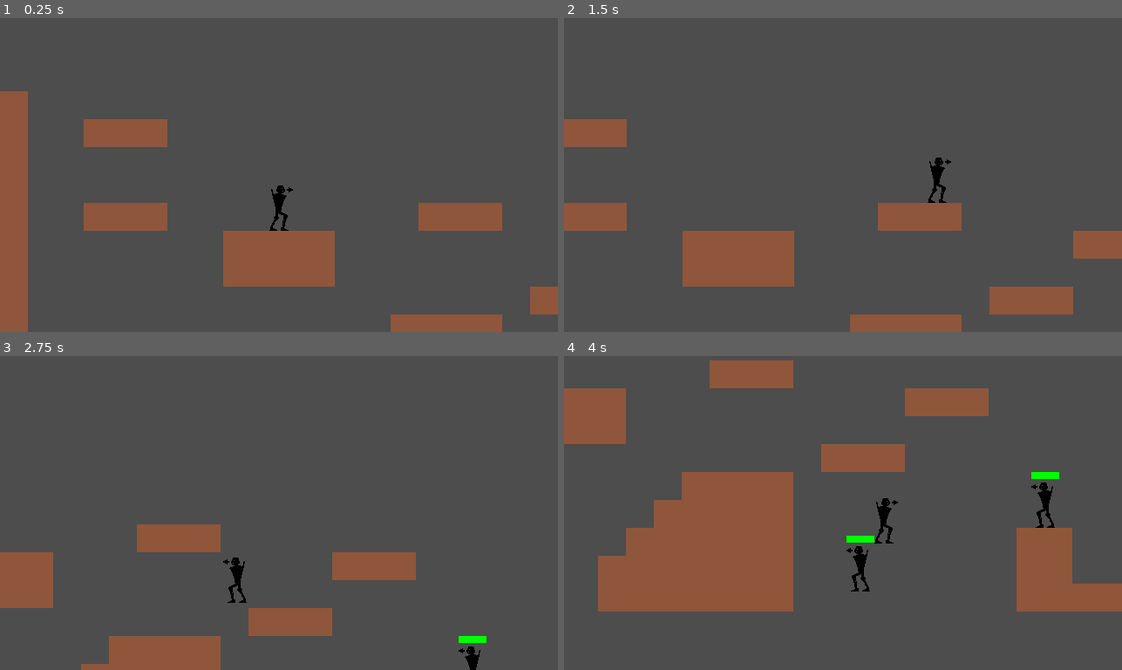
Above: before the commit, frames 1-4 (two rows, left to right).
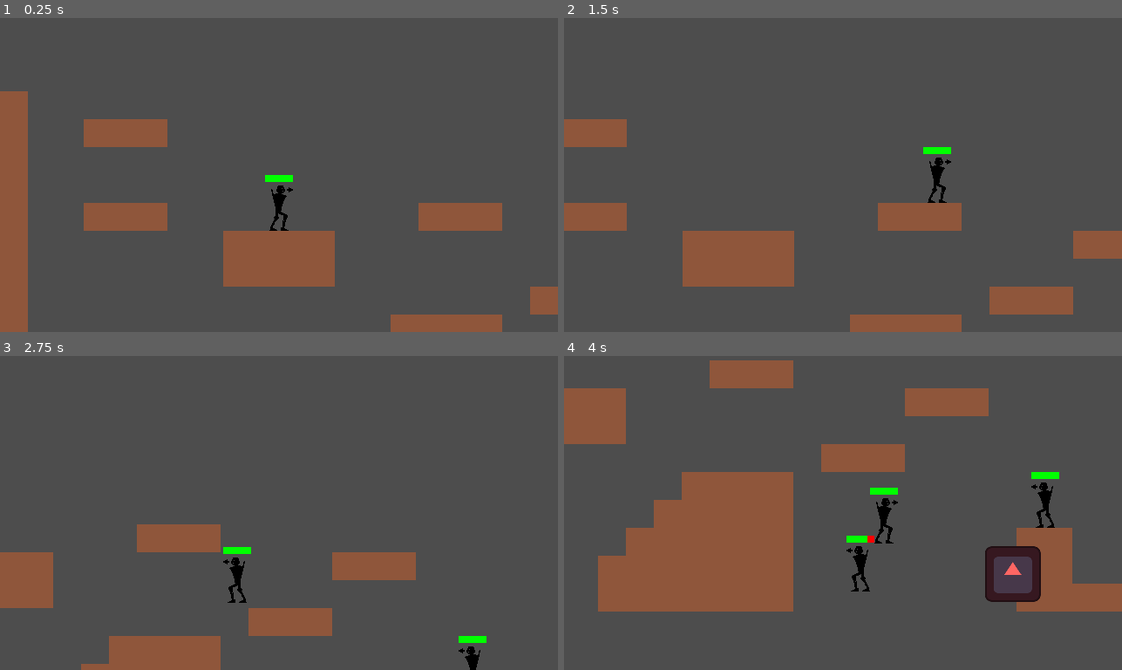
Above: after the commit, the same moments.

Repository: ThreeCoffees/2dplatformershooter
Game: Godot game, scene res://scenes/levels/game.tscn
The game is run twice, just before and just after one commit, with the same random seed, the same clock (stepped at 60 frames per second) and the same inputs. The engine's default icon, where the game draws it, is replaced by a stand-in: a white triangle on a blue panel in a dark square.
Inputs:
- Up to frame 1 (0.25 s): no input
- Up to frame 2 (1.5 s): tap Enter at 0.5 s; hold D (move_right) from 0.53 s (still down); tap W (jump) at 0.77 s
- Up to frame 3 (2.75 s): tap W (jump) at 1.52 s; release D (move_right) at 2.03 s; hold A (move_left) from 2.03 s (still down)
- Up to frame 4 (4 s): release A (move_left) at 2.78 s; hold D (move_right) from 2.78 s (still down); tap W (jump) at 3.02, 3.77 s

The runs differ from the first frame. In frame 1, 0.1% of the frame differs, in the area x 47-53%, y 50-53%; in frame 2, 0.1%; in frame 3, 0.1%; in frame 4, 1.5%, in the area x 54-86%, y 41-79%.

Commit message:
added hurtbox and hitbox components

Diff:
--- a/project.godot
+++ b/project.godot
@@ -46,6 +46,7 @@
 
 2d_physics/layer_2="Player"
 2d_physics/layer_3="Ground"
+2d_physics/layer_4="Enemy"
 
 [rendering]
 
--- a/scenes/components/UI/health_bar.gd
+++ b/scenes/components/UI/health_bar.gd
@@ -16,3 +16,10 @@
 
 func _on_health_component_health_changed(old_value: float, new_value: float) -> void:
 	value = new_value
+
+
+func _get_configuration_warnings() -> PackedStringArray:
+	var warnings = []
+	if health_component == null:
+		warnings.append("HealthBar needs to have a HealthComponent assigned to it.")
+	return warnings
--- /dev/null
+++ b/scenes/components/damage_handling/hit_box.gd
@@ -0,0 +1,5 @@
+class_name HitBox
+extends Area2D
+## Component that marks a certain area capable of changing health value
+
+@export var health_change: float
--- /dev/null
+++ b/scenes/components/damage_handling/hit_box.tscn
@@ -0,0 +1,6 @@
+[gd_scene load_steps=2 format=3 uid="uid://dlqj0jglg6wl1"]
+
+[ext_resource type="Script" uid="uid://cqhjxpq7xt1cg" path="res://scenes/components/damage_handling/hit_box.gd" id="1_3be02"]
+
+[node name="HitBox" type="Area2D"]
+script = ExtResource("1_3be02")
--- /dev/null
+++ b/scenes/components/damage_handling/hurt_box.gd
@@ -0,0 +1,20 @@
+@tool
+class_name HurtBox
+extends Area2D
+## Component that marks a certain area as capable of being damaged
+
+@export var health_component: HealthComponent
+
+func _on_area_entered(area: Area2D) -> void:
+	if Engine.is_editor_hint():
+		return
+
+	var hitbox = area as HitBox
+	if hitbox != null:
+		health_component.change_health_by(hitbox.health_change)
+
+func _get_configuration_warnings() -> PackedStringArray:
+	var warnings = []
+	if health_component == null:
+		warnings.append("HurtBox needs to have a HealthComponent assigned to it.")
+	return warnings
--- /dev/null
+++ b/scenes/components/damage_handling/hurt_box.tscn
@@ -0,0 +1,10 @@
+[gd_scene load_steps=2 format=3 uid="uid://c8pyultv2bmi0"]
+
+[ext_resource type="Script" uid="uid://8to162m3a2be" path="res://scenes/components/damage_handling/hurt_box.gd" id="1_20fl3"]
+
+[node name="HurtBox" type="Area2D"]
+collision_layer = 2
+collision_mask = 8
+script = ExtResource("1_20fl3")
+
+[connection signal="area_entered" from="." to="." method="_on_area_entered"]
--- a/scenes/entities/enemy.gd
+++ b/scenes/entities/enemy.gd
@@ -31,3 +31,7 @@
 	if movement_component == null:
 		warnings.append("Enemy needs a movement component")
 	return warnings
+
+
+func _on_health_component_health_depleted() -> void:
+	print("Enemy died")
--- a/scenes/entities/patrolling_enemy.tscn
+++ b/scenes/entities/patrolling_enemy.tscn
@@ -8,6 +8,7 @@
 [ext_resource type="PackedScene" uid="uid://bpg2scmhf5y10" path="res://scenes/components/controlers/patrolling_ai_component.tscn" id="6_hfdr2"]
 [ext_resource type="PackedScene" uid="uid://dwgf5uyl662tw" path="res://scenes/components/UI/health_bar.tscn" id="7_hfdr2"]
 [ext_resource type="PackedScene" uid="uid://dtkqkm7e0206w" path="res://scenes/components/health_component.tscn" id="7_ivh63"]
+[ext_resource type="PackedScene" uid="uid://c8pyultv2bmi0" path="res://scenes/components/damage_handling/hurt_box.tscn" id="9_ibo2p"]
 
 [sub_resource type="AtlasTexture" id="AtlasTexture_fjrip"]
 atlas = ExtResource("2_hfdr2")
@@ -56,6 +57,9 @@
 radius = 9.0
 height = 52.0
 
+[sub_resource type="RectangleShape2D" id="RectangleShape2D_oe8id"]
+size = Vector2(20, 52)
+
 [node name="PatrollingEnemy" node_paths=PackedStringArray("gravity_component", "movement_ai_component", "animation_component", "movement_component") instance=ExtResource("1_710my")]
 gravity_component = NodePath("GravityComponent")
 movement_ai_component = NodePath("PatrollingAIComponent")
@@ -93,9 +97,20 @@
 collision_mask = 4
 
 [node name="HealthComponent" parent="." index="8" instance=ExtResource("7_ivh63")]
+max_health = 20.0
 
 [node name="HealthBar" parent="." index="9" node_paths=PackedStringArray("health_component") instance=ExtResource("7_hfdr2")]
+max_value = 20.0
+value = 20.0
 health_component = NodePath("../HealthComponent")
 
+[node name="HurtBox" parent="." index="10" node_paths=PackedStringArray("health_component") instance=ExtResource("9_ibo2p")]
+health_component = NodePath("../HealthComponent")
+
+[node name="CollisionShape2D" type="CollisionShape2D" parent="HurtBox" index="0"]
+position = Vector2(0, -26)
+shape = SubResource("RectangleShape2D_oe8id")
+
 [connection signal="health_changed" from="HealthComponent" to="HealthBar" method="_on_health_component_health_changed"]
+[connection signal="health_depleted" from="HealthComponent" to="." method="_on_health_component_health_depleted"]
 [connection signal="max_health_changed" from="HealthComponent" to="HealthBar" method="_on_health_component_max_health_changed"]
--- a/scenes/entities/player.gd
+++ b/scenes/entities/player.gd
@@ -22,3 +22,7 @@
 	animation_component.handle_jump_animation(jump_component.is_jumping, !jump_component.is_going_up)
 
 	move_and_slide()
+
+
+func _on_health_component_health_depleted() -> void:
+	print("Player died")
--- a/scenes/entities/player.tscn
+++ b/scenes/entities/player.tscn
@@ -9,6 +9,8 @@
 [ext_resource type="PackedScene" uid="uid://cyptpny7snkgl" path="res://scenes/components/movement/wall_jump_component.tscn" id="8_dnykm"]
 [ext_resource type="PackedScene" uid="uid://qhs724y35i78" path="res://scenes/components/movement/advanced_jump_component.tscn" id="8_smehm"]
 [ext_resource type="PackedScene" uid="uid://dtkqkm7e0206w" path="res://scenes/components/health_component.tscn" id="9_c5rqy"]
+[ext_resource type="PackedScene" uid="uid://dwgf5uyl662tw" path="res://scenes/components/UI/health_bar.tscn" id="10_b6tgf"]
+[ext_resource type="PackedScene" uid="uid://c8pyultv2bmi0" path="res://scenes/components/damage_handling/hurt_box.tscn" id="11_73kkf"]
 
 [sub_resource type="AtlasTexture" id="AtlasTexture_fjrip"]
 atlas = ExtResource("1_3vyb7")
@@ -56,6 +58,9 @@
 [sub_resource type="CapsuleShape2D" id="CapsuleShape2D_g2els"]
 radius = 9.0
 height = 52.0
+
+[sub_resource type="RectangleShape2D" id="RectangleShape2D_b6tgf"]
+size = Vector2(20, 54)
 
 [node name="Player" type="CharacterBody2D" node_paths=PackedStringArray("gravity_component", "input_component", "movement_component", "jump_component", "wall_jump_component", "animation_component")]
 collision_layer = 2
@@ -106,4 +111,18 @@
 collision_mask = 4
 
 [node name="HealthComponent" parent="." instance=ExtResource("9_c5rqy")]
-max_health = 100.0
+
+[node name="HealthBar" parent="." node_paths=PackedStringArray("health_component") instance=ExtResource("10_b6tgf")]
+value = 100.0
+health_component = NodePath("../HealthComponent")
+
+[node name="HurtBox" parent="." node_paths=PackedStringArray("health_component") instance=ExtResource("11_73kkf")]
+health_component = NodePath("../HealthComponent")
+
+[node name="CollisionShape2D2" type="CollisionShape2D" parent="HurtBox"]
+position = Vector2(0, -26)
+shape = SubResource("RectangleShape2D_b6tgf")
+
+[connection signal="health_changed" from="HealthComponent" to="HealthBar" method="_on_health_component_health_changed"]
+[connection signal="health_depleted" from="HealthComponent" to="." method="_on_health_component_health_depleted"]
+[connection signal="max_health_changed" from="HealthComponent" to="HealthBar" method="_on_health_component_max_health_changed"]
--- a/scenes/entities/standing_enemy.tscn
+++ b/scenes/entities/standing_enemy.tscn
@@ -8,6 +8,7 @@
 [ext_resource type="PackedScene" uid="uid://bpg2scmhf5y10" path="res://scenes/components/controlers/patrolling_ai_component.tscn" id="6_1iekd"]
 [ext_resource type="PackedScene" uid="uid://dtkqkm7e0206w" path="res://scenes/components/health_component.tscn" id="7_d7egk"]
 [ext_resource type="PackedScene" uid="uid://dwgf5uyl662tw" path="res://scenes/components/UI/health_bar.tscn" id="8_832d2"]
+[ext_resource type="PackedScene" uid="uid://c8pyultv2bmi0" path="res://scenes/components/damage_handling/hurt_box.tscn" id="9_832d2"]
 
 [sub_resource type="AtlasTexture" id="AtlasTexture_fjrip"]
 atlas = ExtResource("2_csayt")
@@ -56,6 +57,9 @@
 radius = 9.0
 height = 52.0
 
+[sub_resource type="RectangleShape2D" id="RectangleShape2D_yhl7k"]
+size = Vector2(20, 52)
+
 [node name="StandingEnemy" node_paths=PackedStringArray("gravity_component", "movement_ai_component", "animation_component", "movement_component") instance=ExtResource("1_dfmy0")]
 gravity_component = NodePath("GravityComponent")
 movement_ai_component = NodePath("PatrollingAIComponent")
@@ -94,7 +98,20 @@
 collision_mask = 4
 
 [node name="HealthComponent" parent="." index="8" instance=ExtResource("7_d7egk")]
+max_health = 20.0
 
 [node name="HealthBar" parent="." index="9" node_paths=PackedStringArray("health_component") instance=ExtResource("8_832d2")]
-value = 100.0
+max_value = 20.0
+value = 20.0
 health_component = NodePath("../HealthComponent")
+
+[node name="HurtBox" parent="." index="10" node_paths=PackedStringArray("health_component") instance=ExtResource("9_832d2")]
+health_component = NodePath("../HealthComponent")
+
+[node name="CollisionShape2D" type="CollisionShape2D" parent="HurtBox" index="0"]
+position = Vector2(0, -26)
+shape = SubResource("RectangleShape2D_yhl7k")
+
+[connection signal="health_changed" from="HealthComponent" to="HealthBar" method="_on_health_component_health_changed"]
+[connection signal="health_depleted" from="HealthComponent" to="." method="_on_health_component_health_depleted"]
+[connection signal="max_health_changed" from="HealthComponent" to="HealthBar" method="_on_health_component_max_health_changed"]
--- a/scenes/levels/game.tscn
+++ b/scenes/levels/game.tscn
@@ -1,9 +1,11 @@
-[gd_scene load_steps=8 format=4 uid="uid://cfarrr3b1stxl"]
+[gd_scene load_steps=11 format=4 uid="uid://cfarrr3b1stxl"]
 
 [ext_resource type="PackedScene" uid="uid://cc7uo8q0ekdp0" path="res://scenes/entities/player.tscn" id="1_eqihu"]
 [ext_resource type="Texture2D" uid="uid://dvbm34s7cxjg8" path="res://assets/Tilemap_Placeholder.png" id="2_61jgc"]
 [ext_resource type="PackedScene" uid="uid://bsjehw2cmunt1" path="res://scenes/entities/standing_enemy.tscn" id="3_61jgc"]
 [ext_resource type="PackedScene" uid="uid://c6g2j4bykklfu" path="res://scenes/entities/patrolling_enemy.tscn" id="4_riktp"]
+[ext_resource type="PackedScene" uid="uid://dlqj0jglg6wl1" path="res://scenes/components/damage_handling/hit_box.tscn" id="5_limtx"]
+[ext_resource type="Texture2D" uid="uid://d4jnxp5oeqoin" path="res://icon.svg" id="6_7rg7d"]
 
 [sub_resource type="WorldBoundaryShape2D" id="WorldBoundaryShape2D_uwrxv"]
 
@@ -18,6 +20,9 @@
 physics_layer_0/collision_layer = 4
 physics_layer_0/collision_mask = 0
 sources/1 = SubResource("TileSetAtlasSource_lnu2h")
+
+[sub_resource type="RectangleShape2D" id="RectangleShape2D_xmnyv"]
+size = Vector2(60, 60)
 
 [node name="Game" type="Node2D"]
 
@@ -47,3 +52,17 @@
 
 [node name="PatrollingEnemy" parent="." instance=ExtResource("4_riktp")]
 position = Vector2(293, 259)
+
+[node name="HitBox" parent="." instance=ExtResource("5_limtx")]
+modulate = Color(1, 0.4, 0.388235, 1)
+position = Vector2(508, 245)
+collision_layer = 8
+collision_mask = 10
+health_change = -5.0
+
+[node name="CollisionShape2D" type="CollisionShape2D" parent="HitBox"]
+shape = SubResource("RectangleShape2D_xmnyv")
+
+[node name="tmp_sprite" type="Sprite2D" parent="HitBox"]
+scale = Vector2(0.5, 0.5)
+texture = ExtResource("6_7rg7d")
Not shown, added: scenes/components/damage_handling/hit_box.gd.uid
Not shown, added: scenes/components/damage_handling/hurt_box.gd.uid
Not shown: 1 places in scenes/entities/patrolling_enemy.tscn that only renumber resources
Not shown: 1 places in scenes/entities/player.tscn that only renumber resources
Not shown: 1 places in scenes/entities/standing_enemy.tscn that only renumber resources
